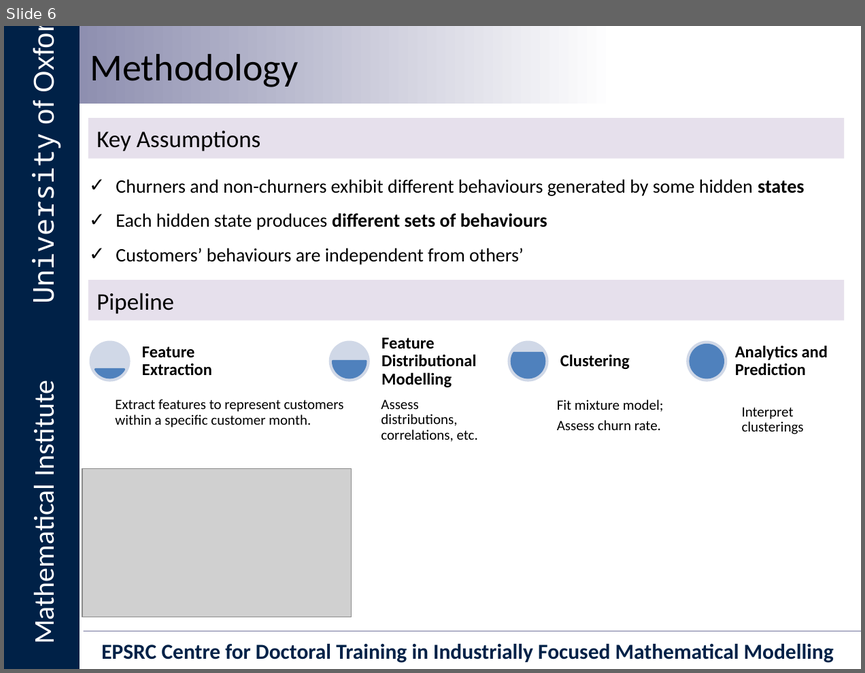
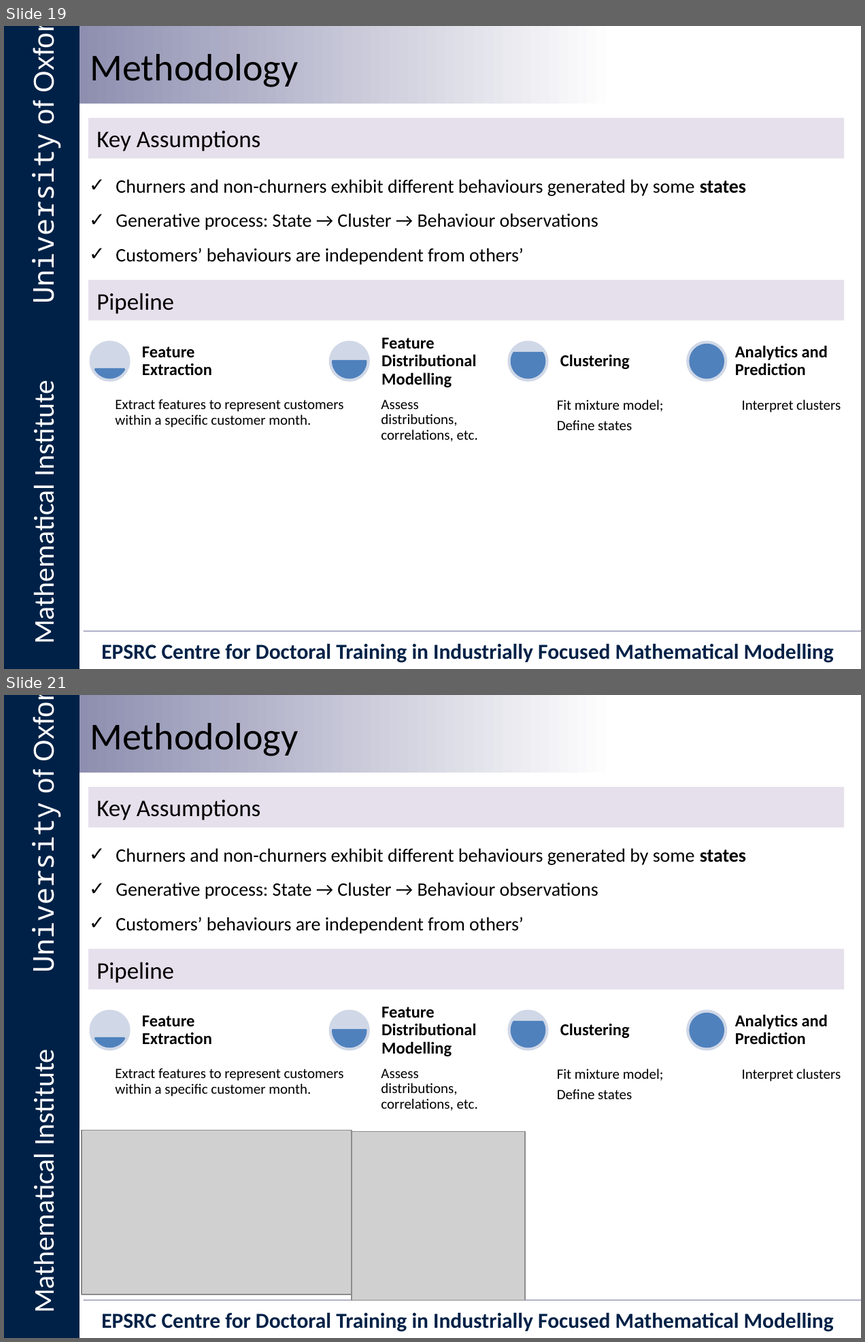
Before and after one commit to vicaws/Whizz, a slide deck: Slides/Whizz_oxford.pptx. Shown one above the other, each under a label of ours: slide 6 before the commit, slides 19 and 21 after it; the slides between them are not shown. The pictures are 865x673 and 865x1342 pixels, drawn with LibreOffice and Linux fonts; fonts in the diff are those of the drawing; grey boxes stand for pictures; background and template pictures are left out. Boxes give left, top, right and bottom in pixels: in the first picture for what was removed or moved away, otherwise in the second. Text is boxed around its words. In the diff, an @@ line names an element or a change of style, - is before the commit and + after.

```diff
--- a/Slides/Whizz_oxford.pptx
+++ b/Slides/Whizz_oxford.pptx
@@ slide 21 added at [4,695,861,1338], background #FFFFFF; not listed: 6 template elements that a slide beside it also shows @@
@@ title added at [90,723,298,756], 32 pt, text #000000 @@
+Methodology
@@ text added at [88,787,844,827], fill #E6E0EC, 20 pt, text #000000 @@
+Key Assumptions
@@ text added at [116,848,746,934], 16 pt, text #000000 @@
+✓ Churners and non-churners exhibit different behaviours generated by some states
+✓ Generative process: State → Cluster → Behaviour observations
+✓ Customers’ behaviours are independent from others’
@@ rectangle added at [88,949,844,989], fill #E6E0EC, 20 pt, text #000000 @@
+Pipeline
@@ group added at [90,1006,840,1110]: 8 texts, 4 ellipses, 4 chord (boxed as its full ellipse)s @@
+Extract features to represent customers within a specific customer month.
+Feature Extraction
+Assess distributions, correlations, etc.
+Feature Distributional Modelling
+Fit mixture model;
+Define states
+Clustering
+Interpret clusters
+Analytics and Prediction
@@ picture added at [82,1130,352,1295] @@
@@ picture added at [352,1131,525,1300] @@
@@ what was slide 6 is now slide 19 @@
@@ slide 19 changed as well @@
@@ text at [116,179,746,230]: text changed @@
-✓ Churners and non-churners exhibit different behaviours generated by some hidden states
-✓ Each hidden state produces different sets of behaviours
+✓ Churners and non-churners exhibit different behaviours generated by some states
+✓ Generative process: State → Cluster → Behaviour observations
@@ text at [742,399,840,412]: text changed @@
-Interpret clusterings
+Interpret clusters
@@ text at [557,420,632,430]: text changed @@
-Assess churn rate.
+Define states
@@ picture removed at [82,468,351,616] @@
```
Also in this commit, not shown: 5 other slides changed, 43 other slides added, 4 slides removed, 24 other files.
